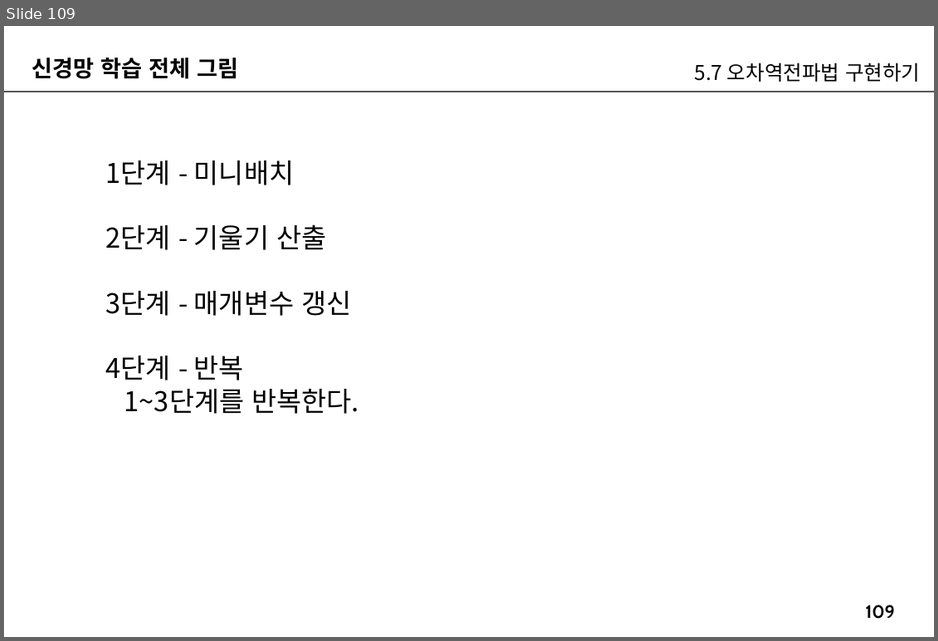
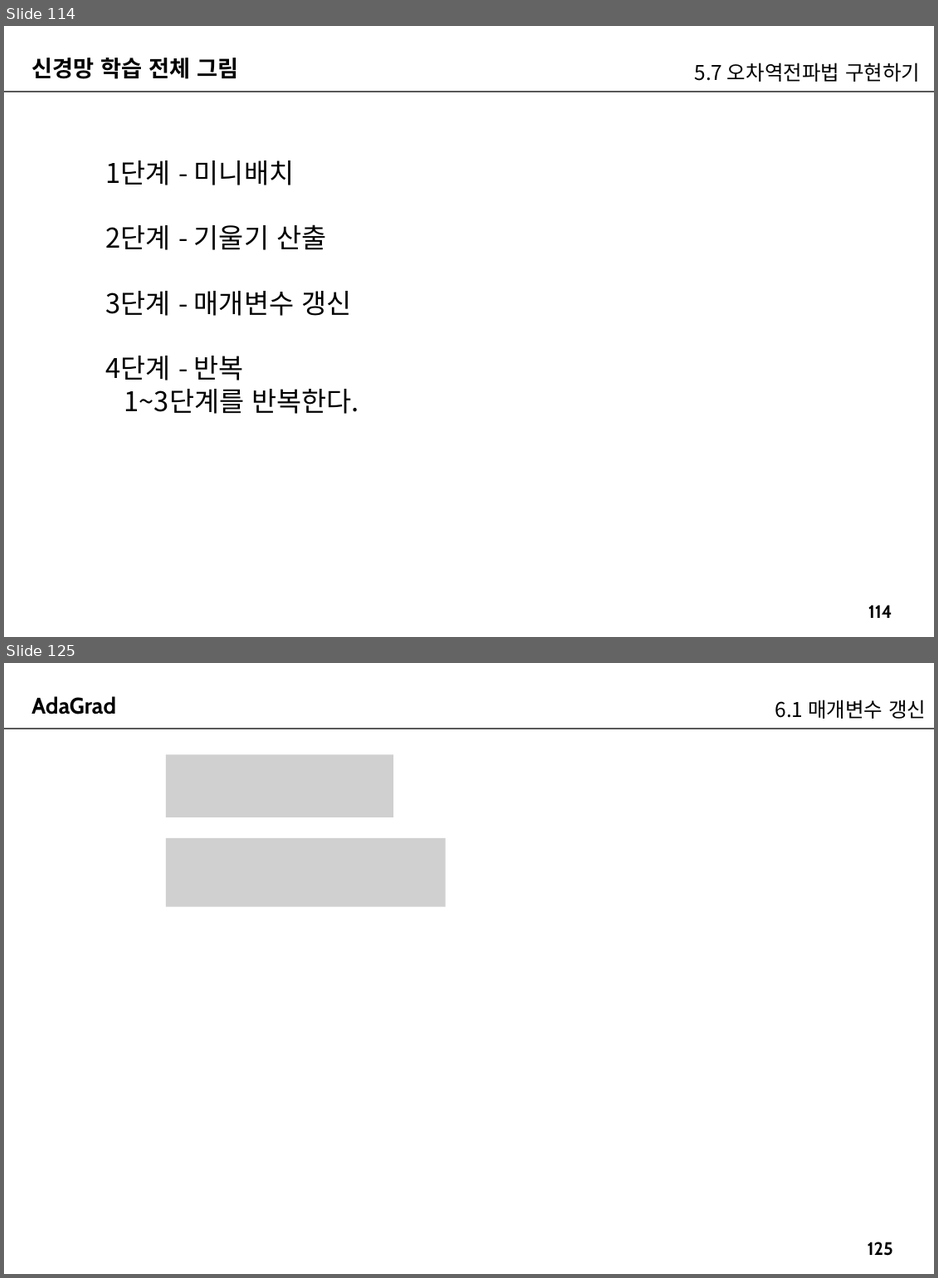
Before and after one commit to imguru-mooc/AI_Basic, a slide deck: 인공지능_2(판서).pptx. Shown one above the other, each under a label of ours: slide 109 before the commit, slides 114 and 125 after it; the slides between them are not shown. The pictures are 938x641 and 938x1278 pixels, drawn with LibreOffice and Linux fonts; fonts in the diff are those of the drawing; grey boxes stand for pictures. Boxes give left, top, right and bottom in pixels: in the first picture for what was removed or moved away, otherwise in the second. Text is boxed around its words. In the diff, an @@ line names an element or a change of style, - is before the commit and + after.

```diff
--- a/인공지능_2(판서).pptx
+++ b/인공지능_2(판서).pptx
@@ slide 125 added at box(4, 663, 934, 1274), background #FFFFFF; not listed: 2 template elements that a slide beside it also shows @@
@@ text added at box(31, 696, 116, 714), 20 pt, text #000000, bold @@
+AdaGrad
@@ text added at box(775, 700, 925, 719), 18 pt, text #000000 @@
+6.1 매개변수 갱신
@@ picture added at box(166, 755, 393, 817) @@
@@ picture added at box(166, 838, 446, 906) @@
@@ what was slide 109 is now slide 114 @@
@@ page number at box(868, 605, 892, 618): text changed @@
-109
+114
```
Also in this commit, not shown: 5 slides changed, 41 other slides added.
